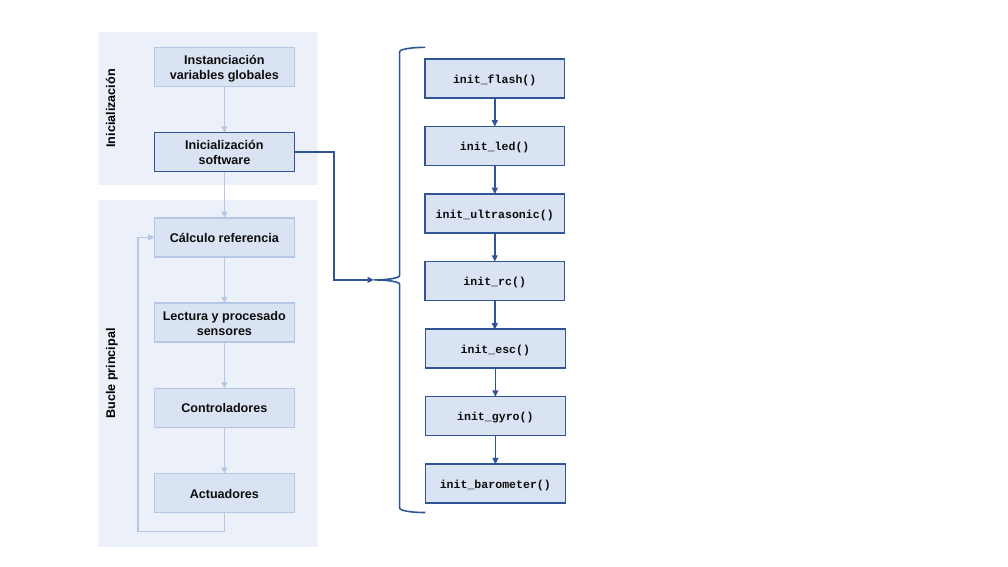
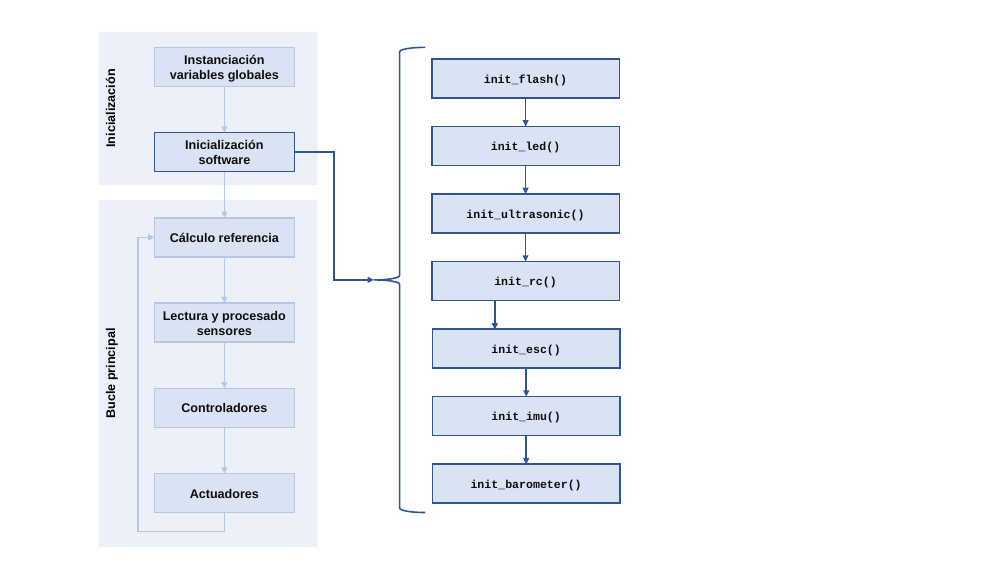
Before and after one commit to leonprietobailo/DroneSTM32F405, a slide deck: slide 3 of doc/schemes.pptx. Drawn at 1008x567 pixels with LibreOffice and Linux fonts; fonts in the diff are those of the drawing. Boxes give left, top, right and bottom in pixels: in the first picture for what was removed or moved away, otherwise in the second. Text is boxed around its words. In the diff, an @@ line names an element or a change of style, - is before the commit and + after.

```diff
--- a/doc/schemes.pptx
+++ b/doc/schemes.pptx
@@ rectangle "init_flash()": place and size @@
-rectangle "init_flash()" at (425, 59, 565, 98)
+rectangle "init_flash()" at (432, 59, 619, 98)
@@ rectangle "init_led()": place and size @@
-rectangle "init_led()" at (425, 126, 565, 166)
+rectangle "init_led()" at (432, 126, 619, 166)
@@ rectangle "init_ultrasonic()": place and size @@
-rectangle "init_ultrasonic()" at (425, 194, 565, 234)
+rectangle "init_ultrasonic()" at (432, 194, 619, 234)
@@ rectangle "init_rc()": place and size @@
-rectangle "init_rc()" at (425, 262, 565, 301)
+rectangle "init_rc()" at (432, 262, 619, 301)
@@ rectangle "init_esc()": place and size @@
-rectangle "init_esc()" at (426, 329, 566, 368)
+rectangle "init_esc()" at (433, 329, 620, 368)
@@ rectangle "init_imu()": place and size @@
-rectangle "init_imu()" at (426, 397, 566, 436)
+rectangle "init_imu()" at (433, 397, 620, 436)
@@ text in rectangle at (491, 412, 560, 423): text changed @@
-init_gyro()
+init_imu()
@@ 5 arrows: place and size @@
-5 arrows at (495, 98, 495, 464)
+5 arrows at (526, 98, 526, 464)
@@ rectangle "init_barometer()": place and size @@
-rectangle "init_barometer()" at (426, 464, 566, 504)
+rectangle "init_barometer()" at (433, 464, 620, 504)
```
Also in this commit, not shown: 6 other slides changed, 4 other files.
